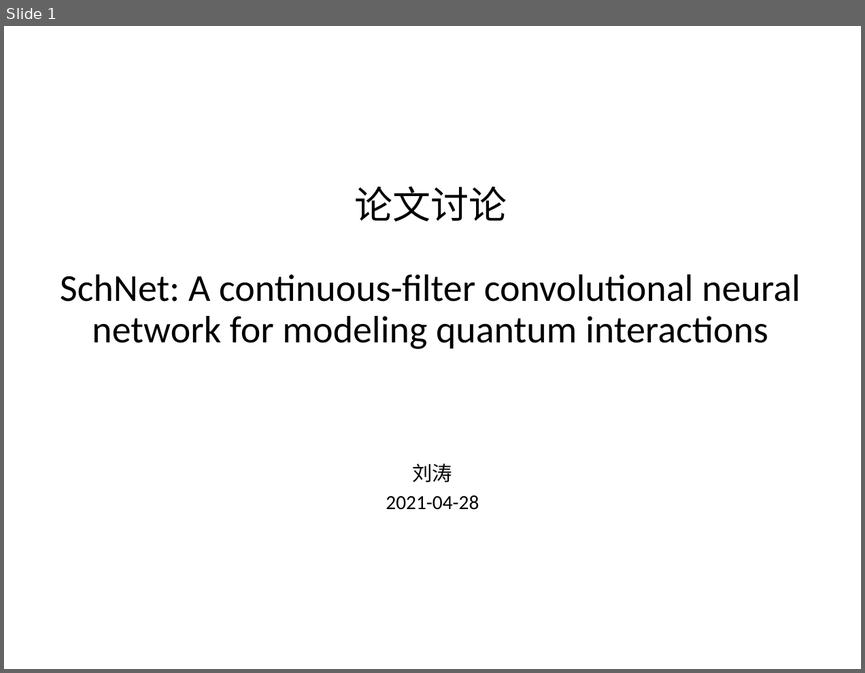
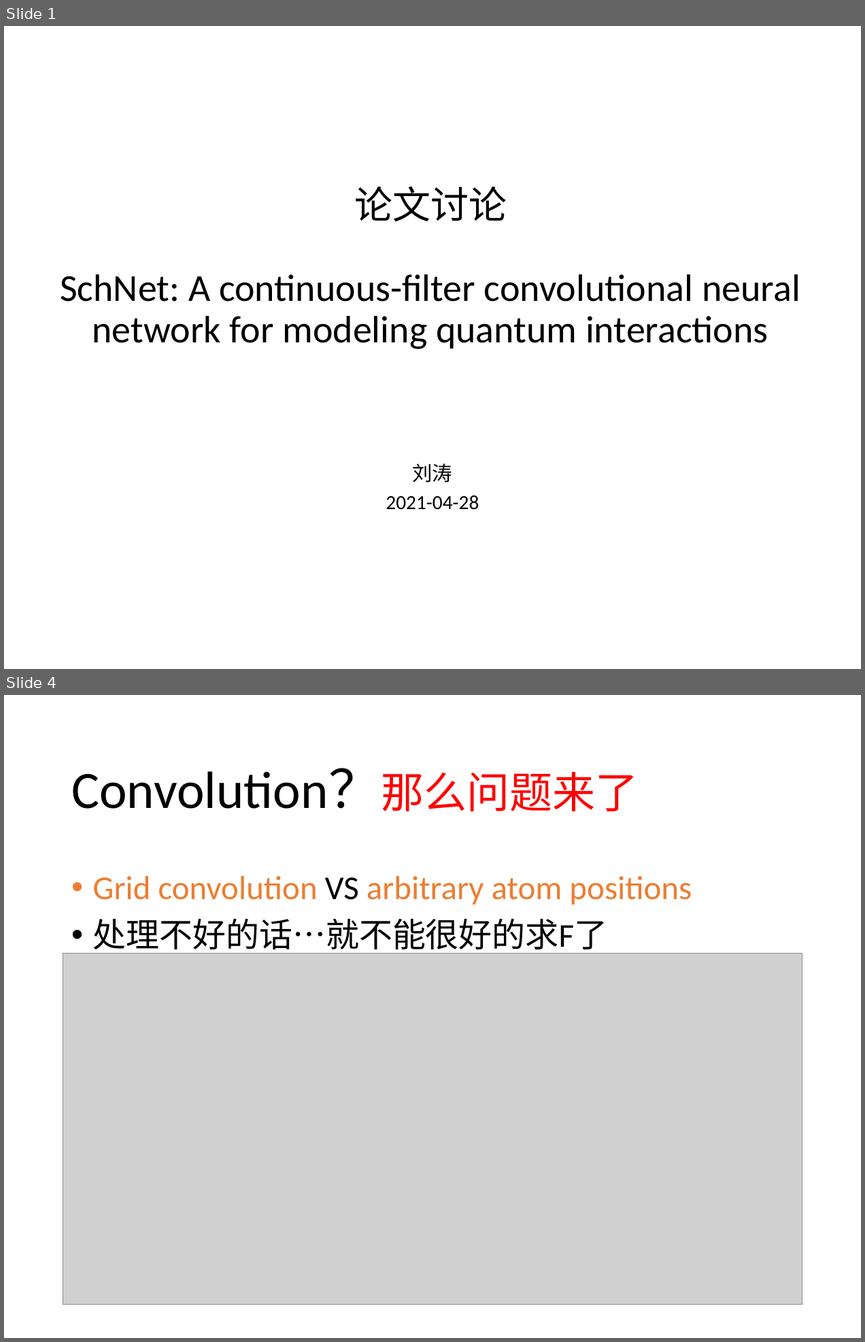
Before and after one commit to jiaweile/discussion-hpc-ai, a slide deck: LearningMaterials/week5/SchNet.pptx. Shown one above the other, each under a label of ours: slide 1 before the commit, slides 1 and 4 after it; the slides between them are not shown. The pictures are 865x673 and 865x1342 pixels, drawn with LibreOffice and Linux fonts; fonts in the diff are those of the drawing; grey boxes stand for pictures. Boxes give left, top, right and bottom in pixels: in the first picture for what was removed or moved away, otherwise in the second. Text is boxed around its words. In the diff, an @@ line names an element or a change of style, - is before the commit and + after.

```diff
--- a/LearningMaterials/week5/SchNet.pptx
+++ b/LearningMaterials/week5/SchNet.pptx
@@ slide 4 added at [4,695,861,1338], background #FFFFFF @@
@@ title added at [71,768,638,811], 44 pt, text #000000 @@
+Convolution？那么问题来了
@@ text added at [93,876,691,955], 28 pt, text #ED7D31 @@
+• Grid convolution VS arbitrary atom positions
+• 处理不好的话…就不能很好的求F了
@@ picture added at [63,953,802,1304] @@
```
Also in this commit, not shown: 12 slides changed, 8 other slides added, 1 slide removed.
